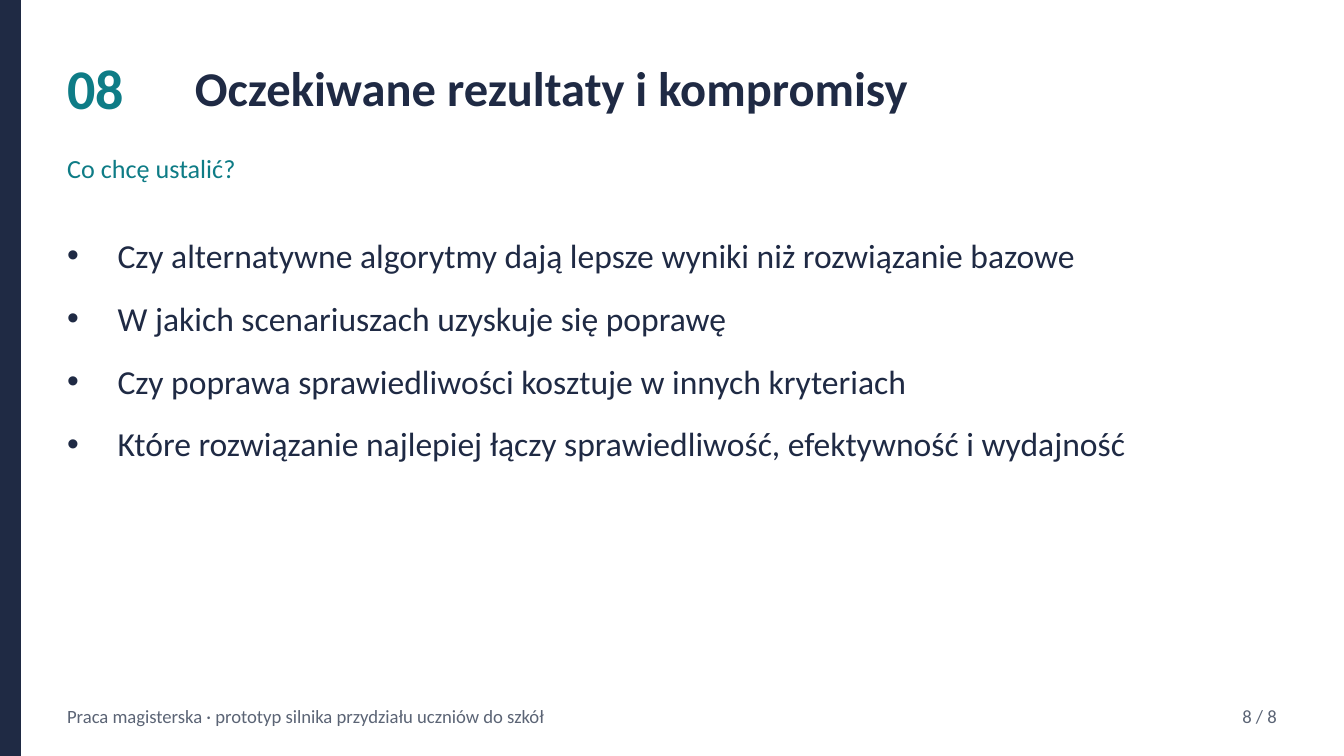
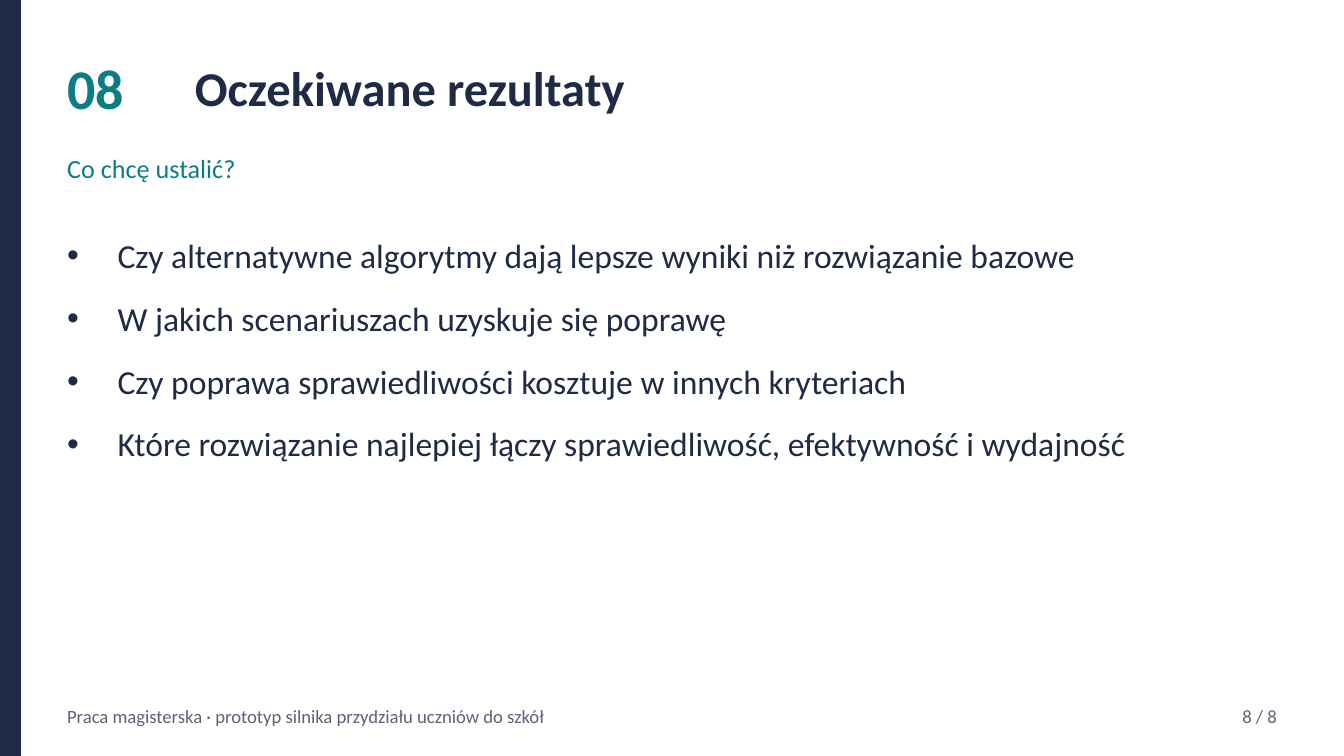
Before and after one commit to JustFiesta/masters, a slide deck: slide 8 of dokumenty-ur/prezentacje/prezentacja_zalozen_pracy.pptx. Drawn at 1344x756 pixels with LibreOffice and Linux fonts; fonts in the diff are those of the drawing. Boxes give left, top, right and bottom in pixels: in the first picture for what was removed or moved away, otherwise in the second. Text is boxed around its words. In the diff, an @@ line names an element or a change of style, - is before the commit and + after.

```diff
--- a/dokumenty-ur/prezentacje/prezentacja_zalozen_pracy.pptx
+++ b/dokumenty-ur/prezentacje/prezentacja_zalozen_pracy.pptx
@@ text at bbox=[195, 72, 624, 114]: text changed @@
-Oczekiwane rezultaty i kompromisy
+Oczekiwane rezultaty
```
Also in this commit, not shown: 2 other slides changed.
